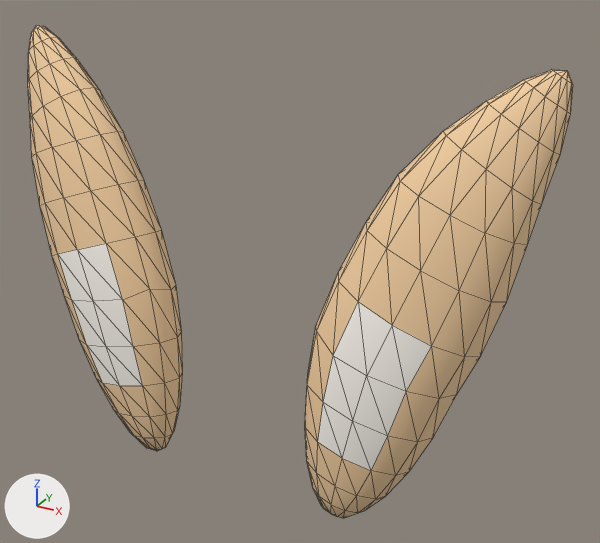
The glTF model character-studio/src/assets/anatomy/parts/ears-bunny-tall.glb as it was, and as the next commit left it.
One viewpoint serves both versions: a 50 mm camera at (0.33, -0.492, 1.417) aimed at (0.038, 0.04, 1.151). Lighting does not change. The marker at lower left points along +X, +Y and +Z. The older version comes first. Shape keys are drawn at the values saved in each file. Mesh edges are drawn as thin lines.

In view in the first picture: 'ears-bunny-tall'.
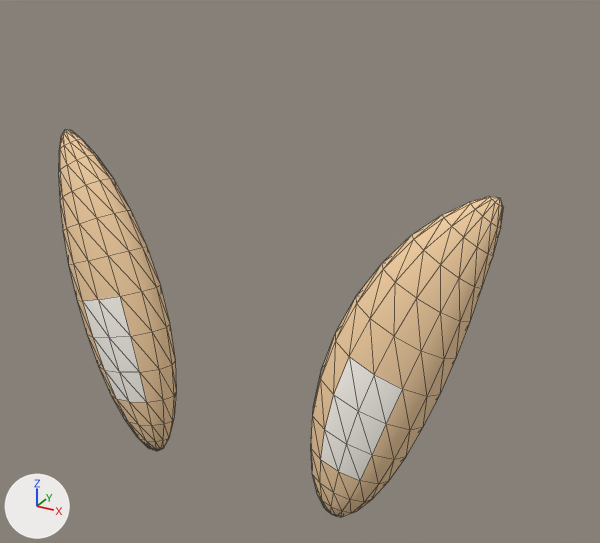
Where the change shows, as pixel boxes (x1, y1, x2, y2) in the pictures (600 x 543 px):
'ears-bunny-tall', reshaped (18% narrower, 21% shorter)
    before: (28, 25, 573, 518)
    after: (59, 129, 504, 517)

The edits, one by one:
In shape key 'length' (key_0_length), value goes from 1.0 to 0.0.
In shape key 'width' (key_1_width), value goes from 1.0 to 0.0.
